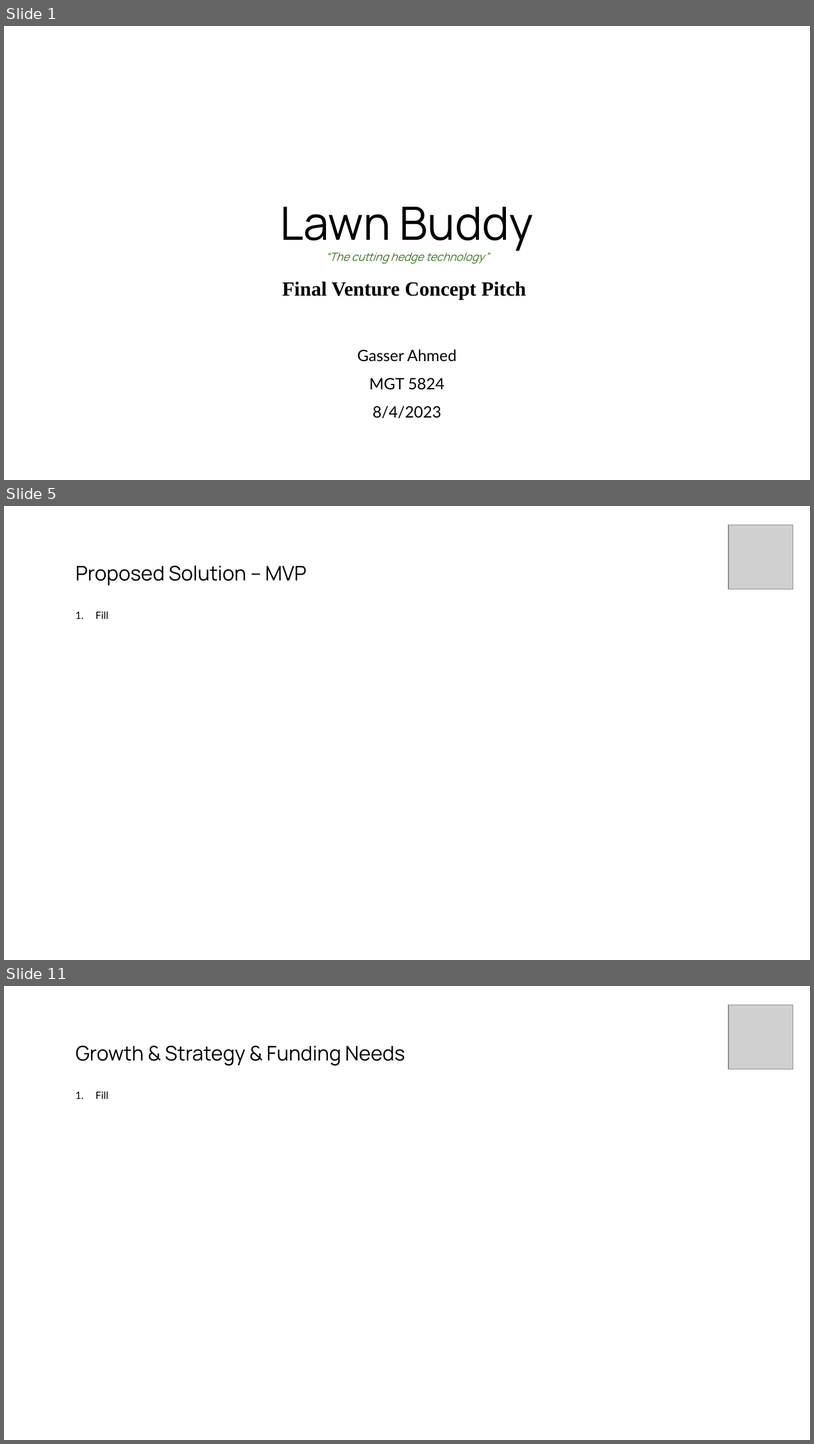
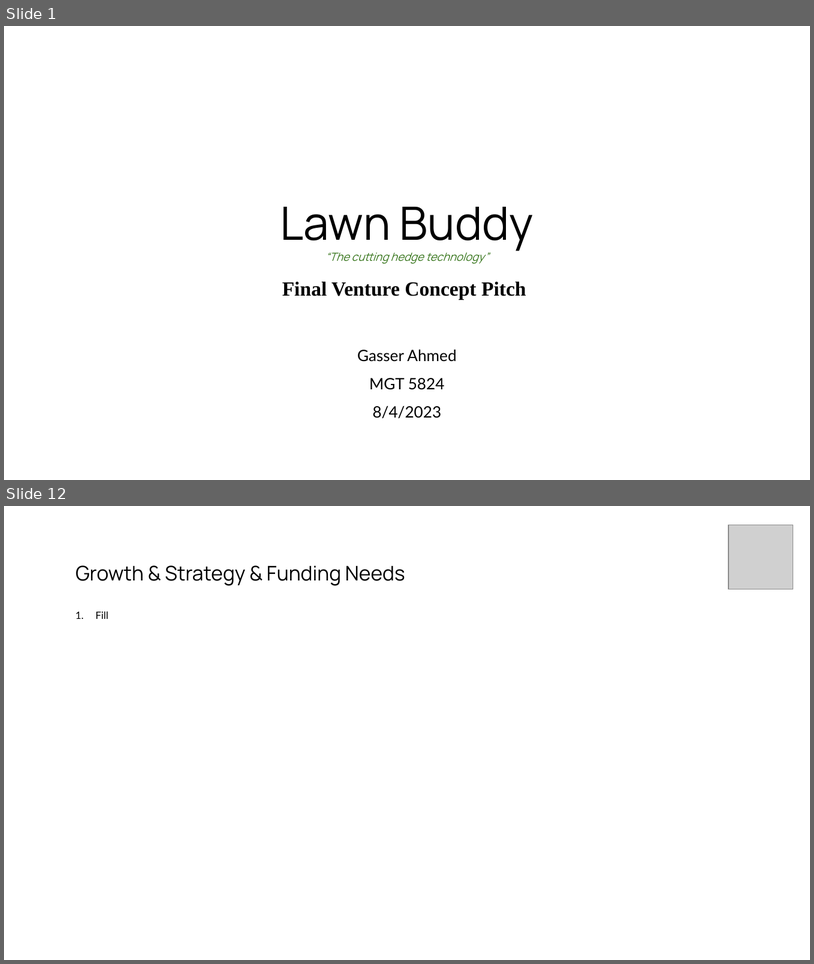
Before and after one commit to gasserahmed/VT-MIT, a slide deck: MGT5824-Tech-based Entrepreneurship/Assignments/Final Venture Concept Pitch/gasser18-final_pitch_slides.pptx. Shown one above the other, each under a label of ours: slides 1, 5 and 11 before the commit, slides 1 and 12 after it; the slides between them are not shown. The pictures are 814x1444 and 814x964 pixels, drawn with LibreOffice and Linux fonts; fonts in the diff are those of the drawing; grey boxes stand for pictures. Boxes give left, top, right and bottom in pixels: in the first picture for what was removed or moved away, otherwise in the second. Text is boxed around its words. In the diff, an @@ line names an element or a change of style, - is before the commit and + after.

```diff
--- a/MGT5824-Tech-based Entrepreneurship/Assignments/Final Venture Concept Pitch/gasser18-final_pitch_slides.pptx
+++ b/MGT5824-Tech-based Entrepreneurship/Assignments/Final Venture Concept Pitch/gasser18-final_pitch_slides.pptx
@@ slide 5 removed at (x1=4, y1=506, x2=810, y2=960), background #FFFFFF @@
@@ picture removed at (x1=729, y1=525, x2=794, y2=589) @@
@@ title removed at (x1=75, y1=565, x2=307, y2=585) @@
-Proposed Solution – MVP
@@ text removed at (x1=96, y1=611, x2=108, y2=619) @@
-1. Fill
@@ what was slide 11 is now slide 12 @@
```
Also in this commit, not shown: 4 slides changed, 6 slides added, 4 other slides removed.
